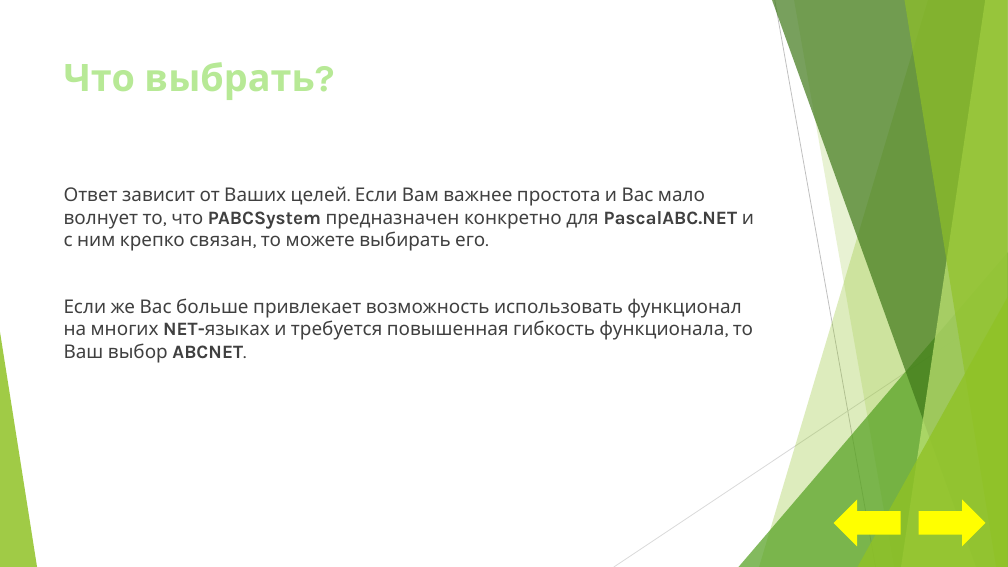
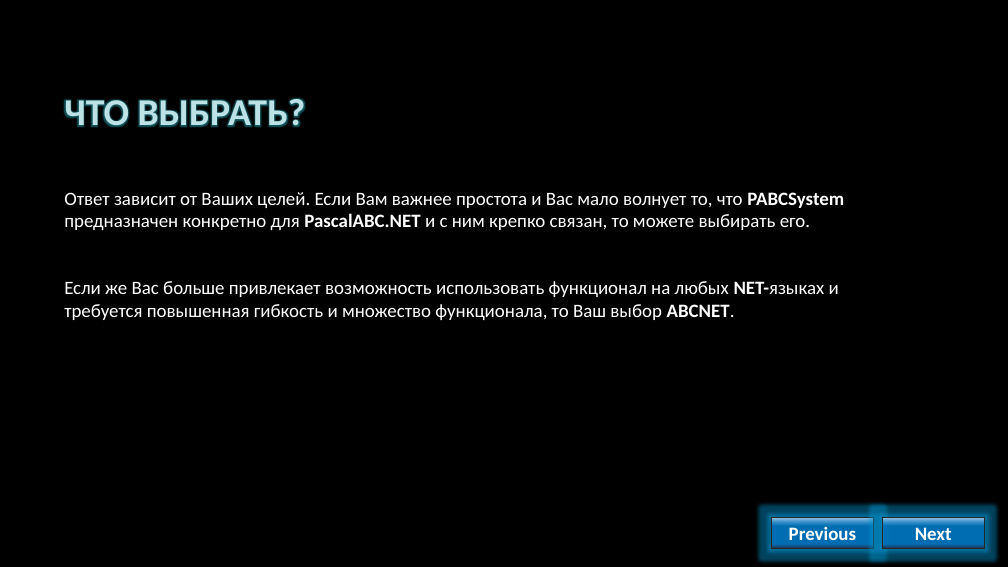
Before and after one commit to AlvinSeville7cf-NET-projects/ABCNET, a slide deck: slide 9 of NETMouse - .NET release/Presentations/ABCNET как альтернатива PABCSystem.pptx (slide 7 before the commit). Drawn at 1008x567 pixels with LibreOffice and Linux fonts; fonts in the diff are those of the drawing; background and template pictures are left out. Boxes give left, top, right and bottom in pixels: in the first picture for what was removed or moved away, otherwise in the second. Text is boxed around its words. In the diff, an @@ line names an element or a change of style, - is before the commit and + after.

```diff
--- a/NETMouse - .NET release/Presentations/ABCNET как альтернатива PABCSystem.pptx
+++ b/NETMouse - .NET release/Presentations/ABCNET как альтернатива PABCSystem.pptx
@@ background #FFFFFF to picture (left out) @@
@@ title "ЧТО ВЫБРАТЬ?" at (x1=64, y1=98, x2=306, y2=127): vertical alignment top to middle @@
@@ title at (x1=64, y1=98, x2=306, y2=127): text changed; font Karla to Calibri; text colour #B7E996 to #BCE2E6 @@
-Что выбрать?
+ЧТО ВЫБРАТЬ?
@@ text "Ответ зависит от Ваших целей. ..." at (x1=64, y1=192, x2=844, y2=320): vertical alignment top to middle @@
@@ text at (x1=64, y1=192, x2=844, y2=230): font Karla to Calibri, text colour #404040 to #FFFFFF in "Ответ зависит от Ваших целей. Если Вам ..." @@
@@ text at (x1=64, y1=281, x2=839, y2=320): text changed; font Karla to Calibri; text colour #404040 to #FFFFFF @@
-Если же Вас больше привлекает возможность использовать функционал на многих NET-языках и требуется повышенная гибкость функционала, то Ваш выбор ABCNET.
+Если же Вас больше привлекает возможность использовать функционал на любых NET-языках и требуется повышенная гибкость и множество функционала, то Ваш выбор ABCNET.
@@ group removed at (x1=0, y1=0, x2=1008, y2=567): 5 freeform shapes, 3 triangles, 2 lines @@
@@ right arrow removed at (x1=834, y1=500, x2=901, y2=547) @@
@@ right arrow removed at (x1=919, y1=500, x2=986, y2=547) @@
@@ rectangle added at (x1=772, y1=518, x2=874, y2=548), fill gradient #A3CEED to #0070C0 to #292834, outline #262626 0.75 pt, 18 pt, text #FFFFFF, bold @@
+Previous
@@ rectangle added at (x1=882, y1=518, x2=985, y2=548), fill gradient #A3CEED to #0070C0 to #292834, outline #262626 0.75 pt, 18 pt, text #FFFFFF, bold @@
+Next
```
Also in this commit, not shown: 7 other slides changed, 3 slides added, 3 slides removed.
